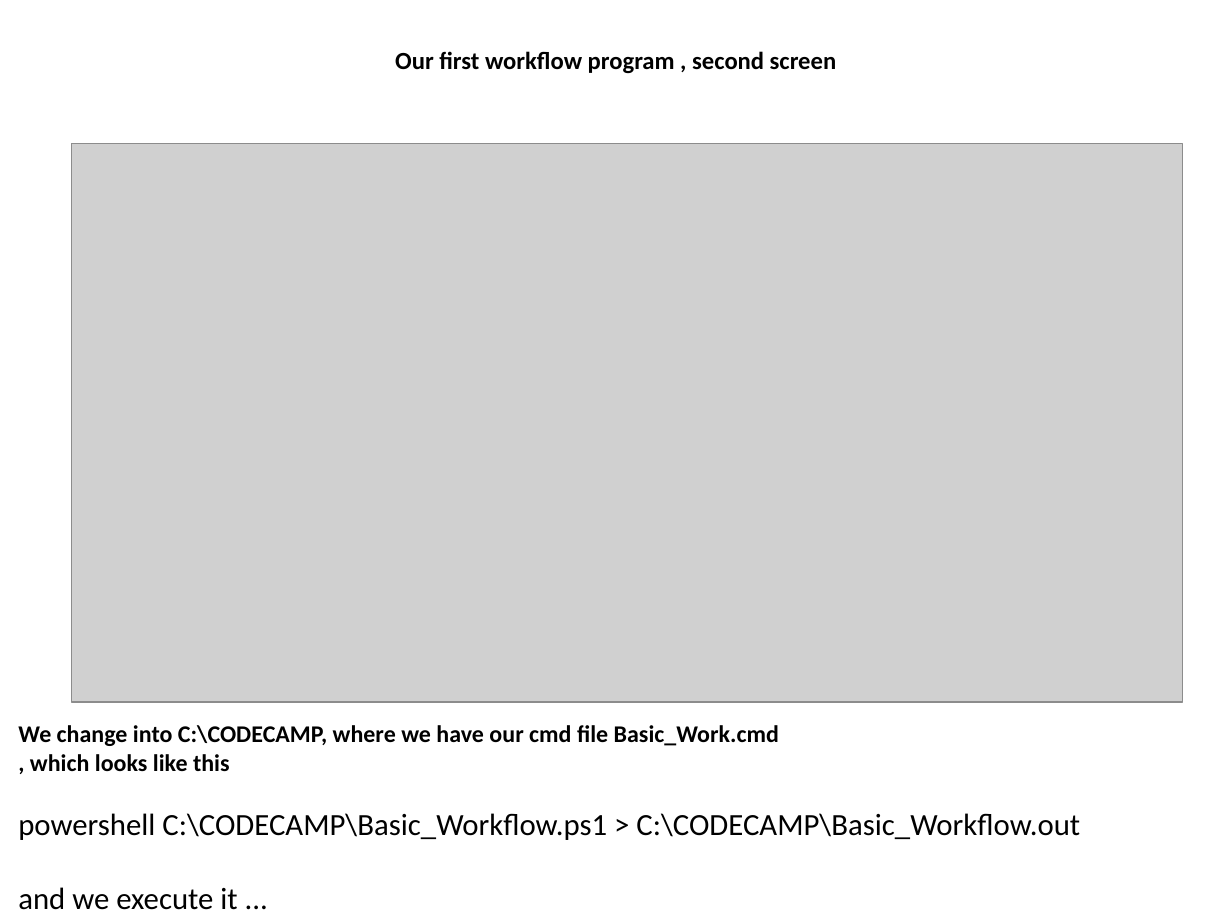
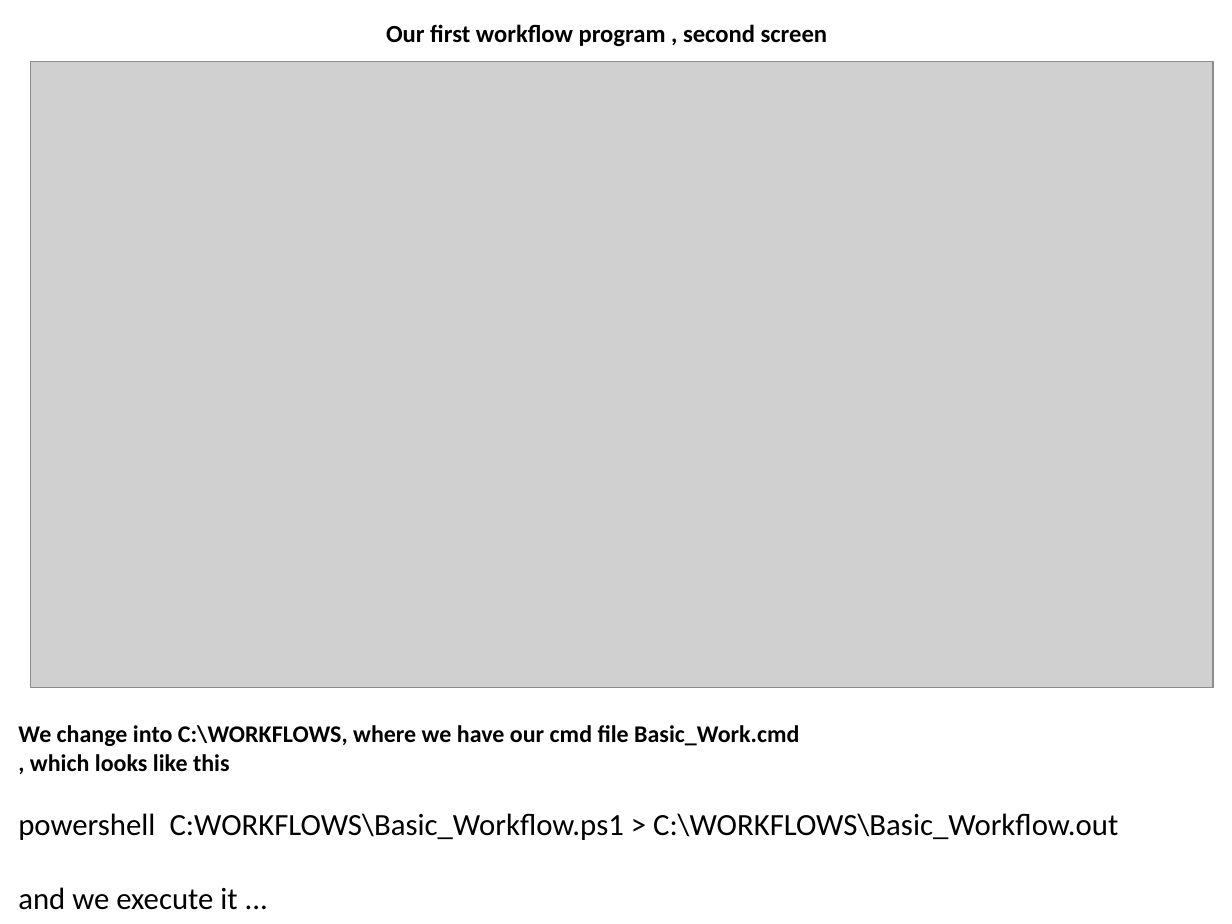
Before and after one commit to wildgrok/PowerShell, a slide deck: slide 27 of PowerShell From The Trenches - Workflows.pptx (slide 26 before the commit). Drawn at 1232x924 pixels with LibreOffice and Linux fonts; fonts in the diff are those of the drawing; grey boxes stand for pictures. Boxes give left, top, right and bottom in pixels: in the first picture for what was removed or moved away, otherwise in the second. Text is boxed around its words. In the diff, an @@ line names an element or a change of style, - is before the commit and + after.

```diff
--- a/PowerShell From The Trenches - Workflows.pptx
+++ b/PowerShell From The Trenches - Workflows.pptx
@@ title "Our first workflow program , ...": place and size @@
-title "Our first workflow program , ..." at (395, 51, 837, 73)
+title "Our first workflow program , ..." at (386, 24, 828, 46)
@@ picture: place and size @@
-picture at (71, 144, 1181, 702)
+picture at (31, 62, 1214, 687)
@@ text at (18, 725, 799, 746): text changed @@
-We change into C:\CODECAMP, where we have our cmd file Basic_Work.cmd
+We change into C:\WORKFLOWS, where we have our cmd file Basic_Work.cmd
@@ text at (18, 813, 1118, 840): text changed @@
-powershell C:\CODECAMP\Basic_Workflow.ps1 > C:\CODECAMP\Basic_Workflow.out
+powershell C:WORKFLOWS\Basic_Workflow.ps1 > C:\WORKFLOWS\Basic_Workflow.out
```
Also in this commit, not shown: 19 other slides changed, 21 slides added, 2 slides removed.
